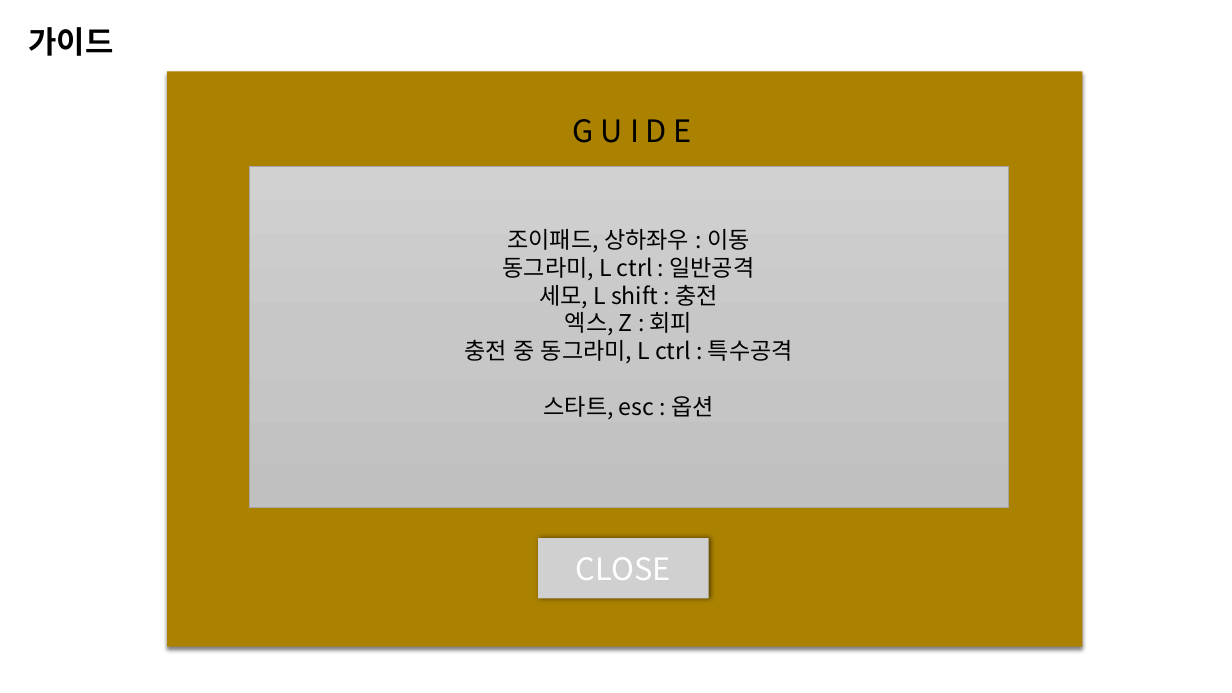
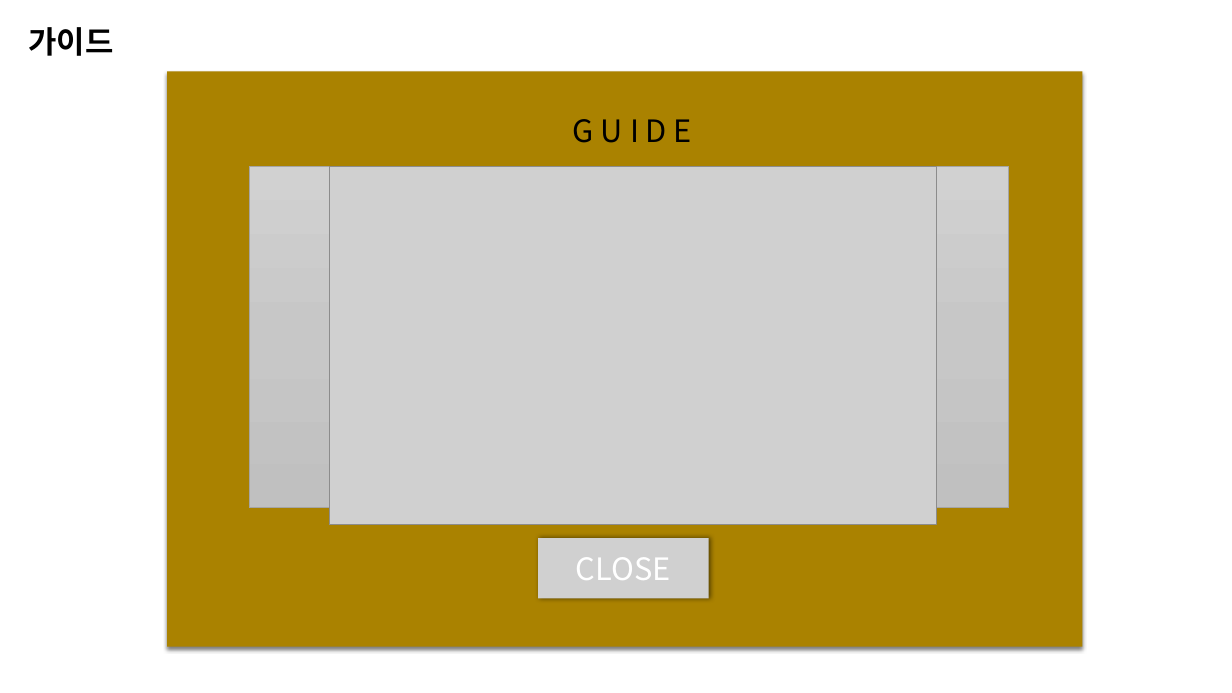
Before and after one commit to penspanic/ITWGamejam, a slide deck: slide 10 of Plan/Rocketman_씬&스킬구성.pptx. Drawn at 1232x693 pixels with LibreOffice and Linux fonts; fonts in the diff are those of the drawing; grey boxes stand for pictures. Boxes give left, top, right and bottom in pixels: in the first picture for what was removed or moved away, otherwise in the second. Text is boxed around its words. In the diff, an @@ line names an element or a change of style, - is before the commit and + after.

```diff
--- a/Plan/Rocketman_씬&스킬구성.pptx
+++ b/Plan/Rocketman_씬&스킬구성.pptx
@@ picture added at (x1=329, y1=166, x2=936, y2=525) @@
@@ text in rectangle at (x1=464, y1=229, x2=793, y2=419): text removed @@
-조이패드, 상하좌우 : 이동
-동그라미, L ctrl : 일반공격
-세모, L shift : 충전
-엑스, Z : 회피
-충전 중 동그라미, L ctrl : 특수공격
-스타트, esc : 옵션
```
Also in this commit, not shown: 1 other slide changed, 3 slides added, 1 other file.
